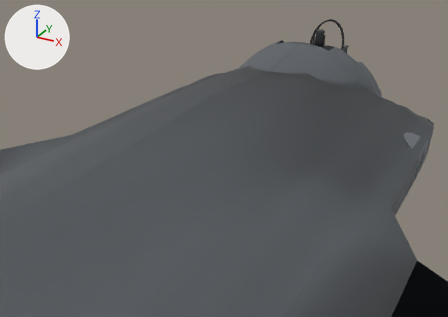
A saved change to the glTF model shared/extra/planes/f35i/f35i_bc.gltf.
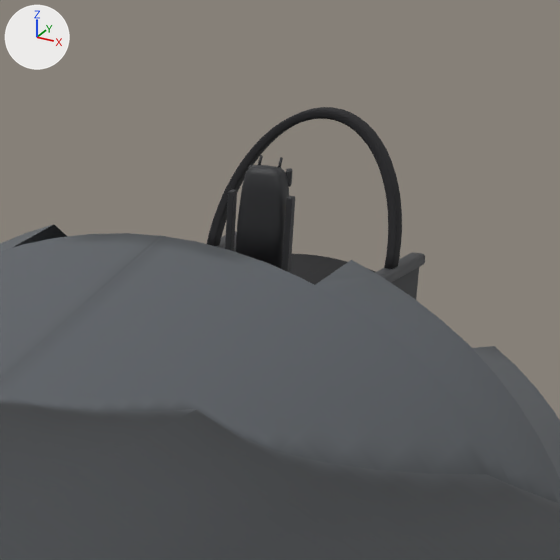
Each version appears first from a 50 mm camera at (2.83, -3.17, 3.0) aimed at (-0.85, 3.52, -0.35), and next in a close-up on the part from 61% to 83% of the width and 0% to 32% of the height. Lighting does not change. The marker at upper left points along +X, +Y and +Z. The first two pictures are the older version. Vertices at exactly the same position are counted once.

Names of what the first close-up shows: 'f35i_bc', 'f35i_bc_frame'.
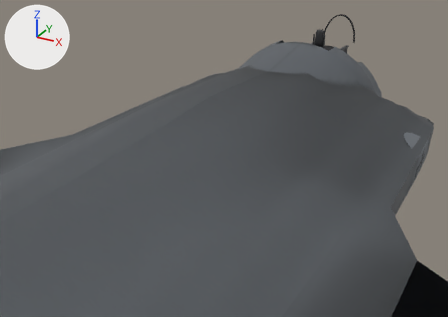
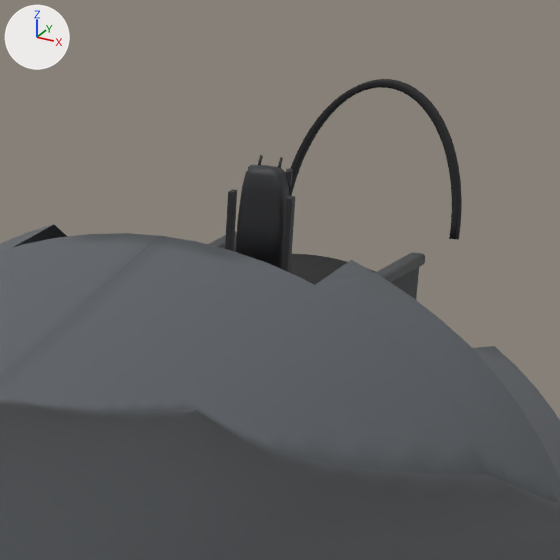
Changed parts and their boxes [x1, y1, x2, y2] in the close-ups (560 x 560 px; the box of a moved part takes in the faces that stretch with it):
```json
{"object": "f35i_bc_frame", "change": "reshaped", "before": [207, 107, 425, 283], "after": [208, 79, 462, 283], "on screen": "16% wider, 16% taller"}
{"part": 1, "of": "me_f35i_bc_frame", "change": "moved or reshaped", "before": [207, 107, 402, 269], "after": [289, 79, 462, 240]}
```

Edits to the scene script, one JSON object a line:
```json
{"block": "me_f35i_bc_frame", "where": "# used by ob_f35i_bc_frame; location = (0.0, 0.0, 0.0)"}
{"op": "remove", "block": "me_f35i_bc_frame", "code": "me_f35i_bc_frame.from_pydata(...)  # 820 vertices, 1628 faces; spans x -0.256..0.256, y 3.97..5.076, z 0.955..1.324"}
{"op": "add", "block": "me_f35i_bc_frame", "code": "me_f35i_bc_frame.from_pydata(...)  # 820 vertices, 1628 faces; spans x -0.256..0.256, y 3.97..5.483, z 0.951..1.321"}
{"block": "me_f35i_bc_frame", "change": "me_f35i_bc_frame part 1: 660 of 820 vertices moved; they spanned x -0.241..0.241, y 4.869..5.052, z 0.971..1.324 and now span x -0.239..0.239, y 5.368..5.483, z 0.951..1.321; mean shift (0.0, 0.458, -0.01); largest move (-0.234, 4.869, 0.989) -> (-0.233, 5.368, 0.959)"}
```
